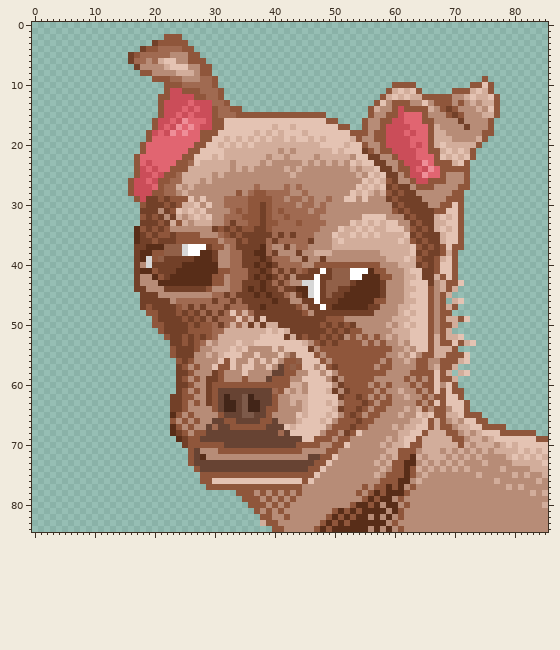
Edited in one commit: pixel-art file (PixelArt/Mal.ase). That is the earlier state.
86x85 pixels, 1 frame.
Now the later version:
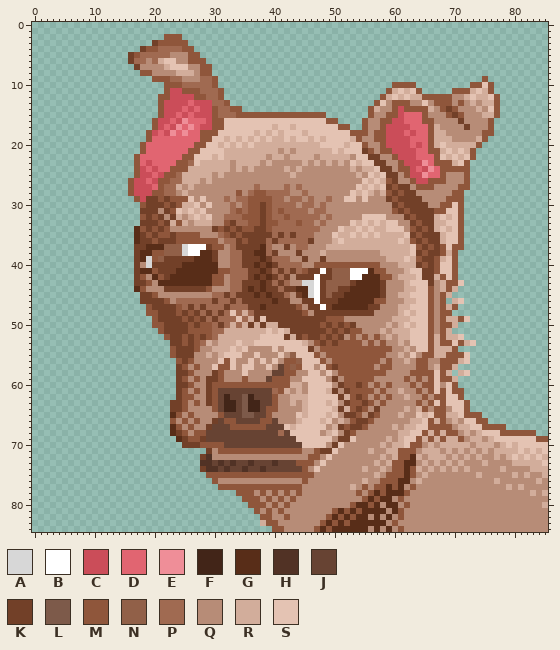
Palette (. is transparent): A #d7d7d7  B #ffffff  C #cb4d59  D #e16571  E #ef8e98  F #422518  G #582d18  H #513225  J #674333  K #724028  L #7d5a4a  M #8f563b  N #916048  P #a06a51  Q #b78c77  R #d2ad9b  S #e4c3b3
Commit: Mal.ase further detailing
Edits made:
Colour K becomes colour G in row 44 at x 17.
Colour J becomes colour H in row 73 at x 28 to 29, 31, 33, 36 and 40; in row 74 at x 29 to 30, 32, 35 and 38.
Colour Q becomes colour H in row 72 at x 29.
Colour M becomes colour J in row 70 at x 44.
Colour P becomes colour J in row 67 at x 30.
Colour G becomes colour K in row 72 at x 28.
Colour J becomes colour K in row 66 at x 30; in row 67 at x 29; in row 69 at x 28; in row 74 at x 28.
Colour M becomes colour K in row 60 at x 54; in row 63 at x 52; in row 64 at x 57; in row 65 at x 52 and 56; in row 66 at x 55; in row 67 at x 51 and 54.
Colour M becomes colour K in row 69 at x 51 to 52; in row 70 at x 26 to 27 and 50; in row 71 at x 49.
Colour Q becomes colour K in row 43 at x 18; in row 71 at x 29 and 48.
Colour J becomes colour M in row 72 at x 46 to 47; in row 73 at x 44 to 46; in row 74 at x 45.
Colour K becomes colour M in row 44 at x 18; in row 45 at x 20; in row 46 at x 22.
Colour P becomes colour M in row 33 at x 32.
Colour Q becomes colour M in row 42 at x 18; in row 43 at x 19; in row 71 at x 47.
Colour R becomes colour M in rows 67 to 68 at x 67; in row 69 at x 66 and 68.
Colour S becomes colour M in row 76 at x 30.
Colour Q becomes colour P in row 32 at x 49.
Colour M becomes colour Q in row 63 at x 59; in row 64 at x 58; in row 66 at x 52; in row 72 at x 48; in row 73 at x 47; in row 74 at x 46.
Colour P becomes colour Q in row 29 at x 33; in row 30 at x 32 and 34; in row 33 at x 47.
Colour R becomes colour Q in row 38 at x 47 and 49; in row 70 at x 65 and 67.
Colour S becomes colour Q in row 68 at x 54; in row 70 at x 52; in row 72 at x 50; in row 73 at x 49; in row 74 at x 48; in row 75 at x 47.
Colour S becomes colour Q in row 76 at x 31 to 44 and 46.
Colour M becomes colour R in row 62 at x 52; in row 64 at x 52; in row 66 at x 51; in row 67 at x 50; in row 68 at x 49; in row 69 at x 70.
Colour M becomes colour R in row 70 at x 71.
Colour Q becomes colour R in row 37 at x 49; in row 42 at x 61; in row 45 at x 61; in row 51 at x 58; in row 71 at x 56; in row 72 at x 77.
Colour Q becomes colour R in row 74 at x 55; in row 76 at x 55; in row 77 at x 53.
Colour J becomes colour S in row 69 at x 44.
Colour M becomes colour S in row 68 at x 50; in row 69 at x 47 to 49; in row 70 at x 45 to 47 and 51; in row 71 at x 50; in row 72 at x 49; in row 73 at x 48.
Colour M becomes colour S in row 74 at x 47.
Colour Q becomes colour S in row 69 at x 53; in row 70 at x 48.
The edit erases colour J in rows 71 to 73 at x 27.
The edit erases colour K in row 47 at x 18; in row 62 at x 23.
The edit erases colour M in rows 71 to 73 at x 26; in row 74 at x 27; in row 75 at x 28; in row 76 at x 28 to 29; in row 77 at x 29 to 30.
The edit erases colour Q in row 71 at x 28.
